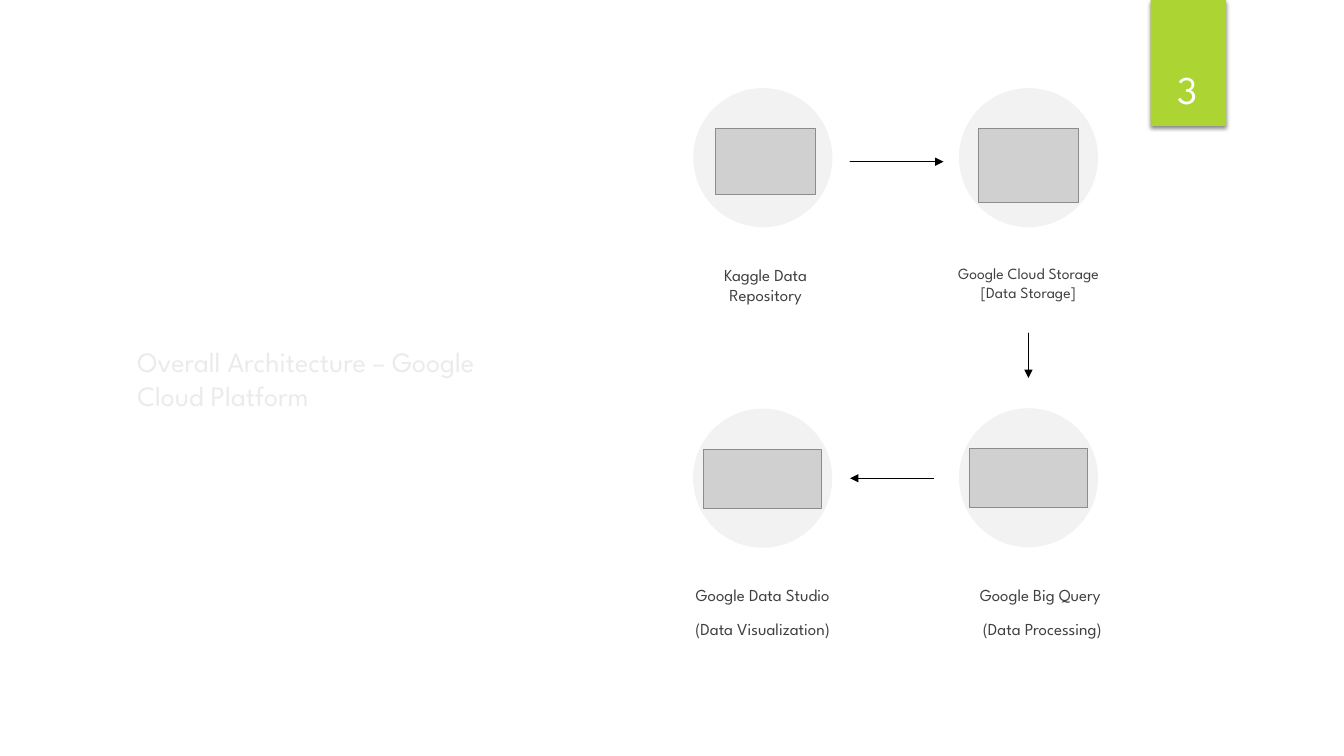
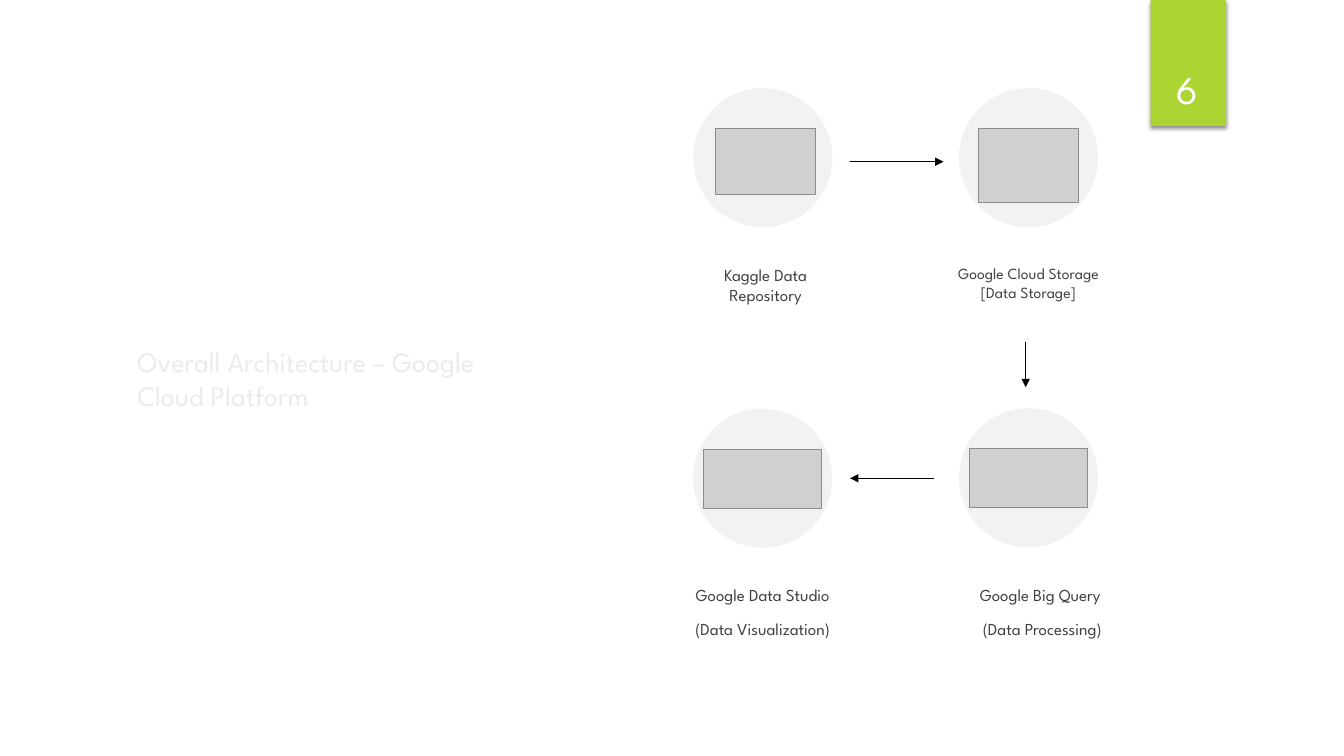
Before and after one commit to sivamjsk/Home-Credit-Analysis-using-GCP, a slide deck: slide 6 of DSD - ASVS.pptx (slide 3 before the commit). Drawn at 1344x756 pixels with LibreOffice and Linux fonts; fonts in the diff are those of the drawing; grey boxes stand for pictures; background and template pictures are left out. Boxes give left, top, right and bottom in pixels: in the first picture for what was removed or moved away, otherwise in the second. Text is boxed around its words. In the diff, an @@ line names an element or a change of style, - is before the commit and + after.

Commit message:
changes

```diff
--- a/DSD - ASVS.pptx
+++ b/DSD - ASVS.pptx
@@ page number at [1177, 78, 1199, 105]: text changed @@
-3
+6
@@ arrow moved from (1028, 333) - (1028, 378) to (1026, 343) - (1026, 387) @@
```
Also in this commit, not shown: 4 slides added, 1 slide removed.
